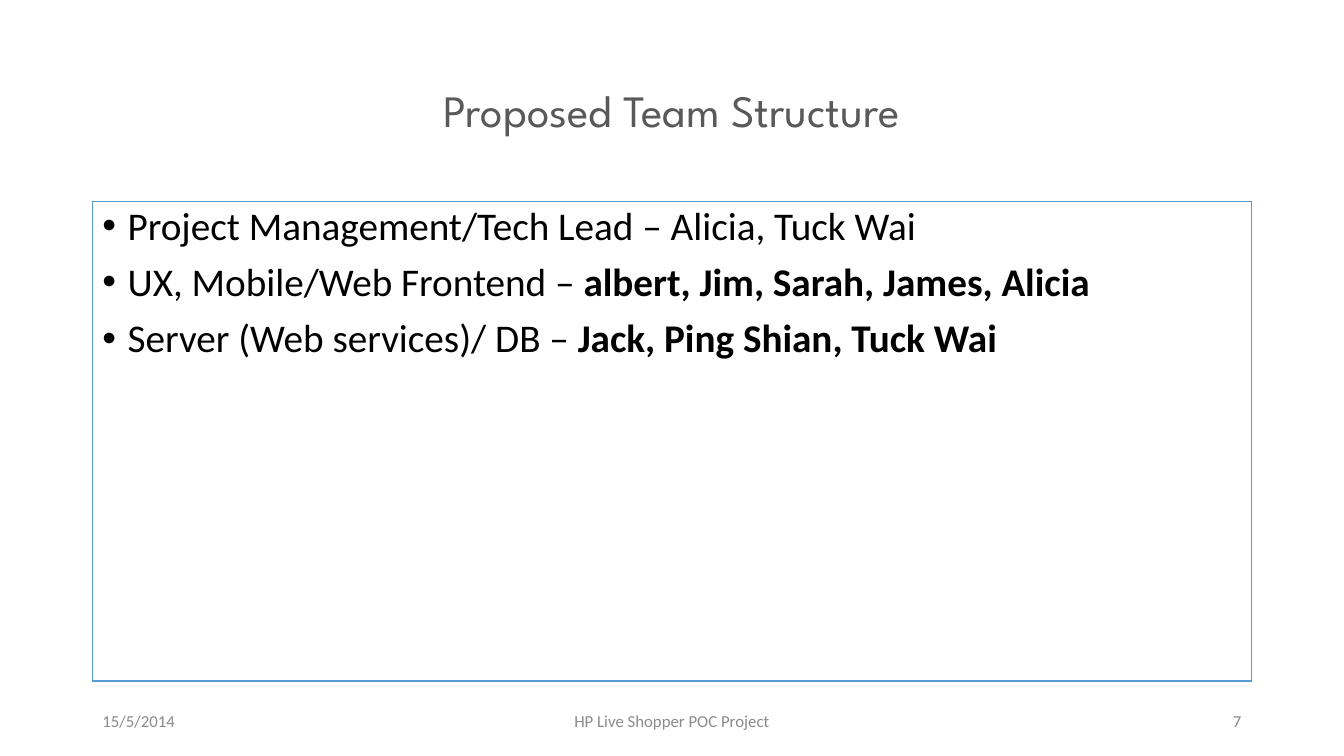
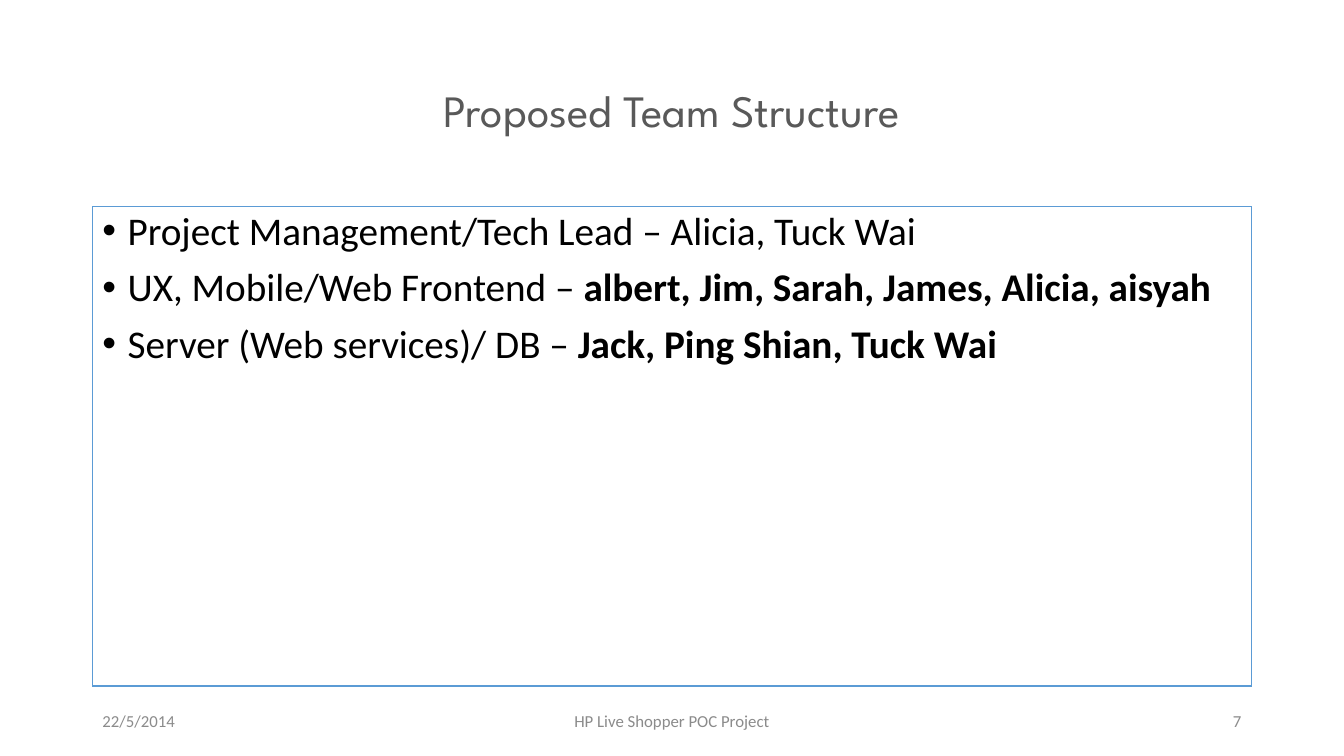
Before and after one commit to DS-MY-HPLS/HPLS, a slide deck: slide 7 of HPLS/document/project/POC - Plan - Kick Off.pptx. Drawn at 1344x756 pixels with LibreOffice and Linux fonts; fonts in the diff are those of the drawing. Boxes give left, top, right and bottom in pixels: in the first picture for what was removed or moved away, otherwise in the second. Text is boxed around its words. In the diff, an @@ line names an element or a change of style, - is before the commit and + after.

```diff
--- a/HPLS/document/project/POC - Plan - Kick Off.pptx
+++ b/HPLS/document/project/POC - Plan - Kick Off.pptx
@@ text "Project Management/Tech Lead – Alicia, ...": place and size @@
-text "Project Management/Tech Lead – Alicia, ..." at (93,202,1252,682)
+text "Project Management/Tech Lead – Alicia, ..." at (93,207,1252,687)
@@ text at (128,273,1211,307): text changed @@
-• UX, Mobile/Web Frontend – albert, Jim, Sarah, James, Alicia
+• UX, Mobile/Web Frontend – albert, Jim, Sarah, James, Alicia, aisyah
@@ text at (102,715,174,728): text changed @@
-15/5/2014
+22/5/2014
```
Also in this commit, not shown: 7 other slides changed, 2 other files.
